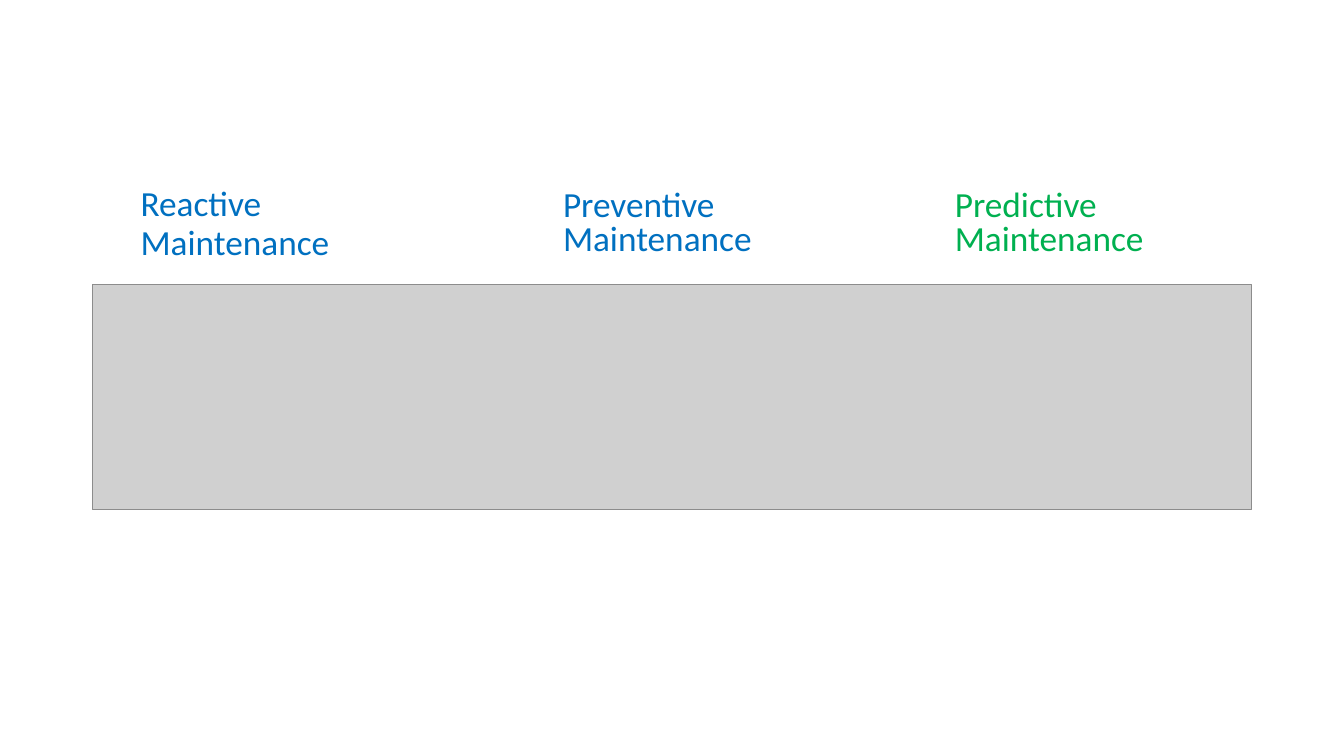
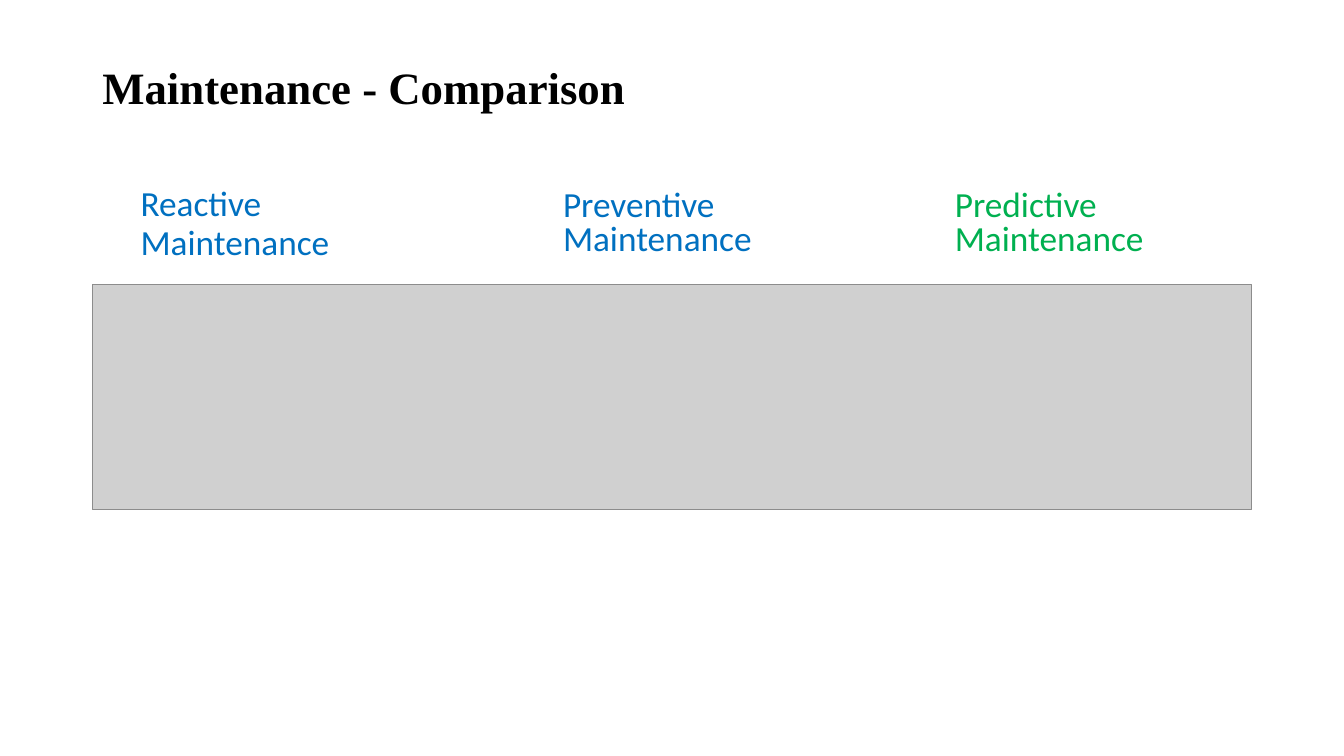
Before and after one commit to selvasundar93/Springboard_Capstone, a slide deck: slide 3 of Slide_Deck/Capstone Intro.pptx. Drawn at 1344x756 pixels with LibreOffice and Linux fonts; fonts in the diff are those of the drawing; grey boxes stand for pictures. Boxes give left, top, right and bottom in pixels: in the first picture for what was removed or moved away, otherwise in the second. Text is boxed around its words. In the diff, an @@ line names an element or a change of style, - is before the commit and + after.

```diff
--- a/Slide_Deck/Capstone Intro.pptx
+++ b/Slide_Deck/Capstone Intro.pptx
@@ text added at [102,73,624,113], 32 pt, text #000000, bold @@
+Maintenance - Comparison
```
Also in this commit, not shown: 3 other slides changed, 1 slide added, 8 other files.
